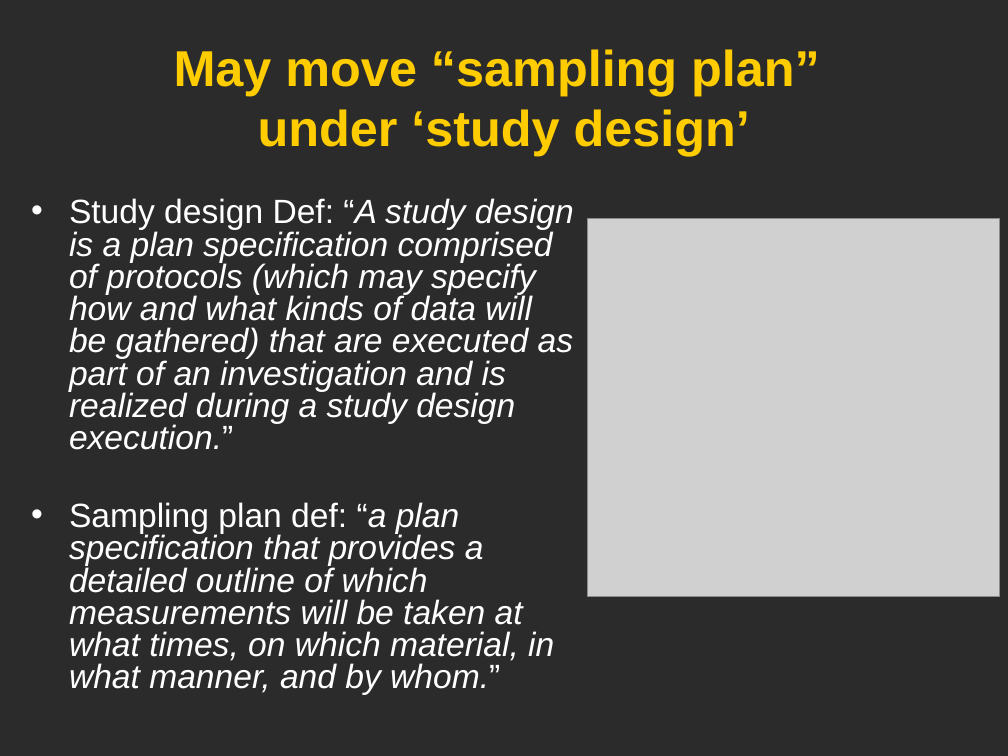
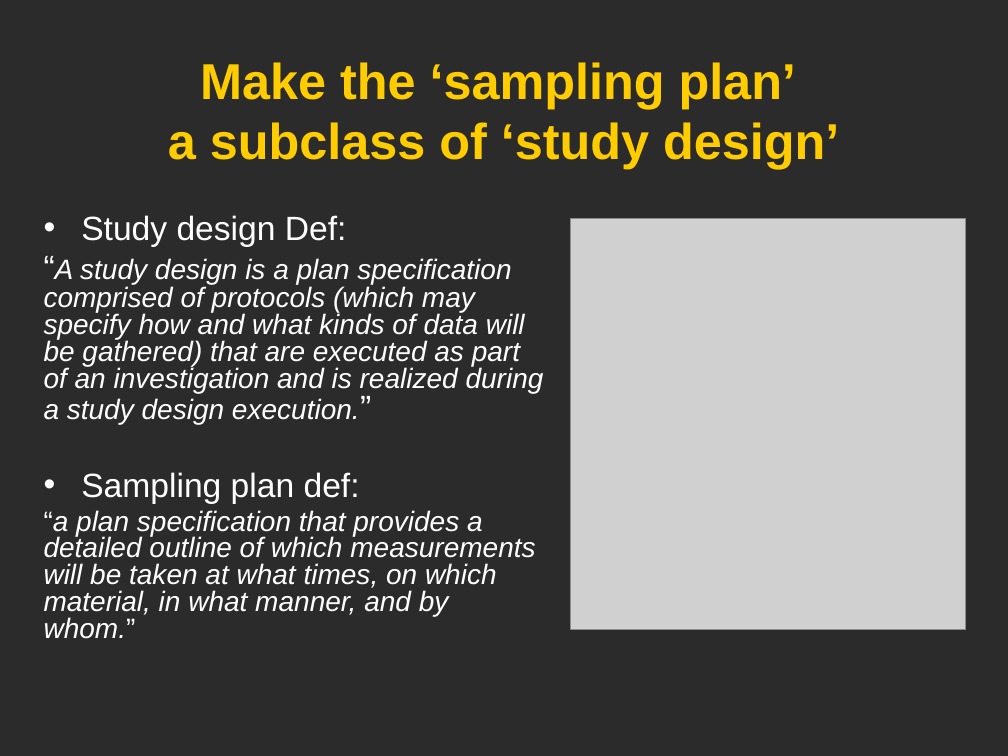
Before and after one commit to obi-ontology/obi-legacy-svn, a slide deck: slide 11 of trunk/docs/presentations/OBI workshop May 2012 Ann Arbor/OBI Statistics/OBIstat_Apr82013.pptx (slide 10 before the commit). Drawn at 1008x756 pixels with LibreOffice and Linux fonts; fonts in the diff are those of the drawing; grey boxes stand for pictures; background and template pictures are left out; a plain dark background stands for a picture behind light text. Boxes give left, top, right and bottom in pixels: in the first picture for what was removed or moved away, otherwise in the second. Text is boxed around its words. In the diff, an @@ line names an element or a change of style, - is before the commit and + after.

```diff
--- a/trunk/docs/presentations/OBI workshop May 2012 Ann Arbor/OBI Statistics/OBIstat_Apr82013.pptx
+++ b/trunk/docs/presentations/OBI workshop May 2012 Ann Arbor/OBI Statistics/OBIstat_Apr82013.pptx
@@ title at (x1=168, y1=62, x2=839, y2=169): text changed @@
-May move “sampling plan”
-under ‘study design’
+Make the ‘sampling plan’
+a subclass of ‘study design’
@@ text at (x1=44, y1=215, x2=544, y2=639): text changed; size 24 to 20 pt @@
-• Study design Def: “A study design is a plan specification comprised of protocols (which may specify how and what kinds of data will be gathered) that are executed as part of an investigation and is realized during a study design execution.”
-• Sampling plan def: “a plan specification that provides a detailed outline of which measurements will be taken at what times, on which material, in what manner, and by whom.”
+• Study design Def:
+“A study design is a plan specification comprised of protocols (which may specify how and what kinds of data will be gathered) that are executed as part of an investigation and is realized during a study design execution.”
+• Sampling plan def:
+“a plan specification that provides a detailed outline of which measurements will be taken at what times, on which material, in what manner, and by whom.”
@@ picture resized from (x1=588, y1=219, x2=999, y2=597) to (x1=571, y1=219, x2=966, y2=630) @@
```
Also in this commit, not shown: 4 other slides changed, 1 slide added, 3 other files.
